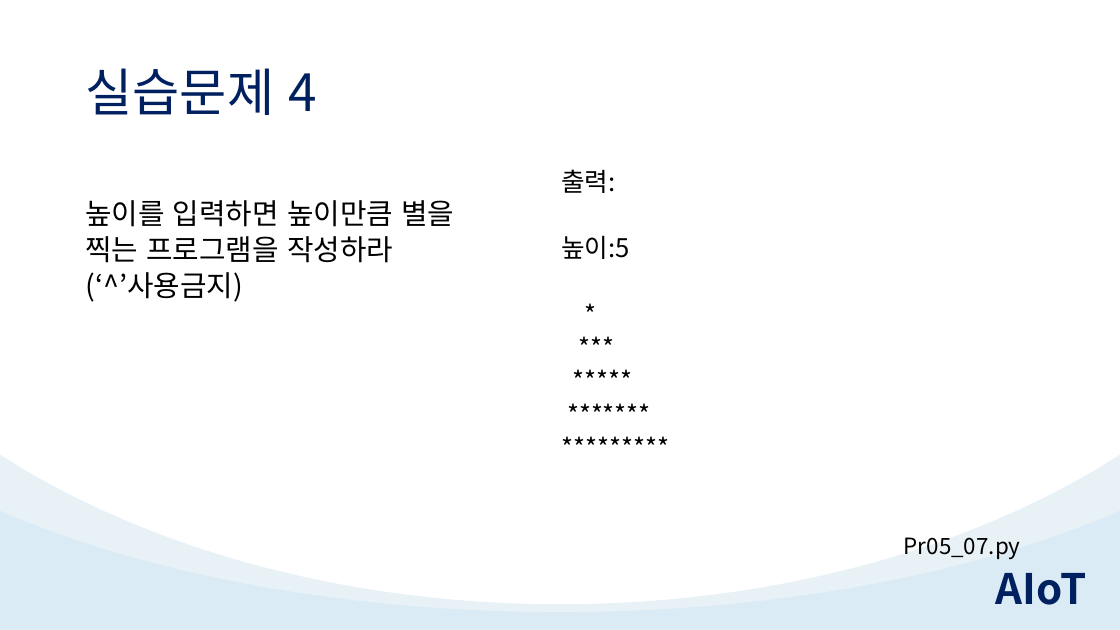
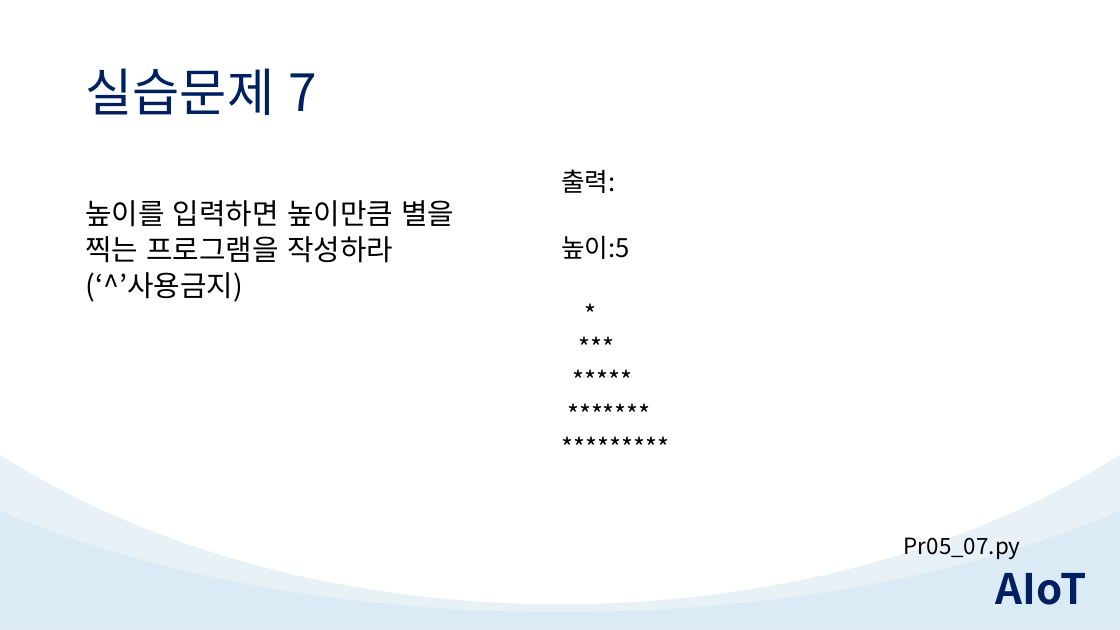
Before and after one commit to TeamAIoT/python-tutorial, a slide deck: slide 24 of 5.Python_반복문/5.Python_반복문.pptx (slide 25 before the commit). Drawn at 1120x630 pixels with LibreOffice and Linux fonts; fonts in the diff are those of the drawing. Boxes give left, top, right and bottom in pixels: in the first picture for what was removed or moved away, otherwise in the second. Text is boxed around its words. In the diff, an @@ line names an element or a change of style, - is before the commit and + after.

```diff
--- a/5.Python_반복문/5.Python_반복문.pptx
+++ b/5.Python_반복문/5.Python_반복문.pptx
@@ title at [85,68,317,115]: text changed @@
-실습문제 4
+실습문제 7
```
Also in this commit, not shown: 8 other slides changed.
